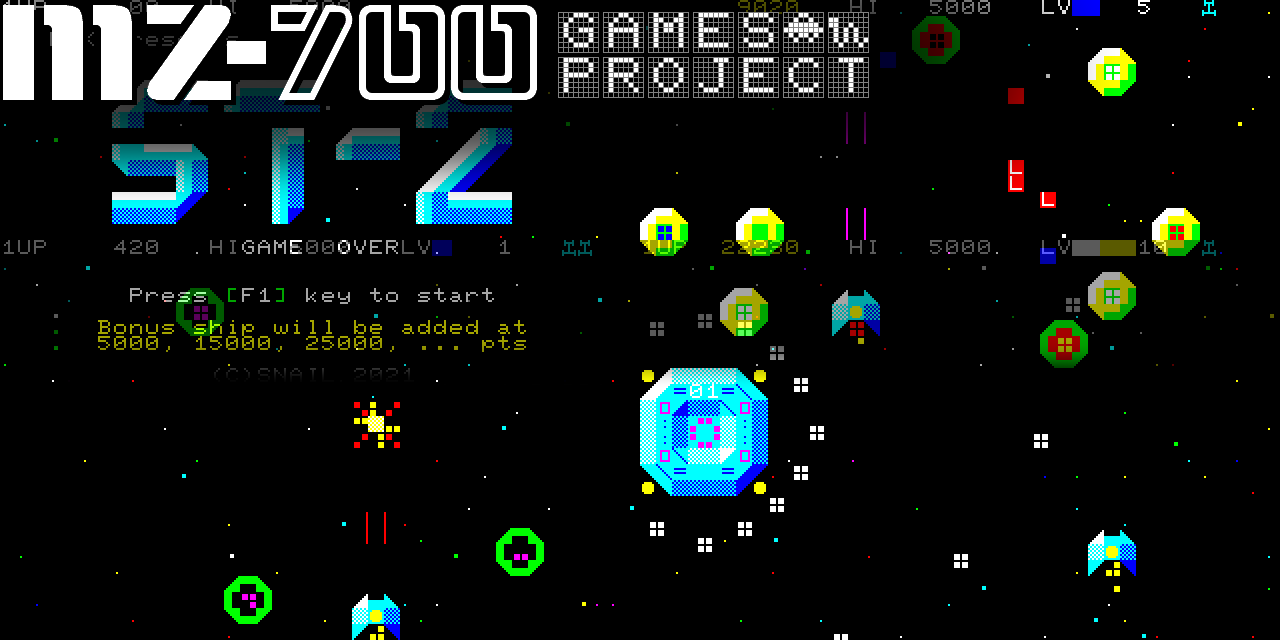
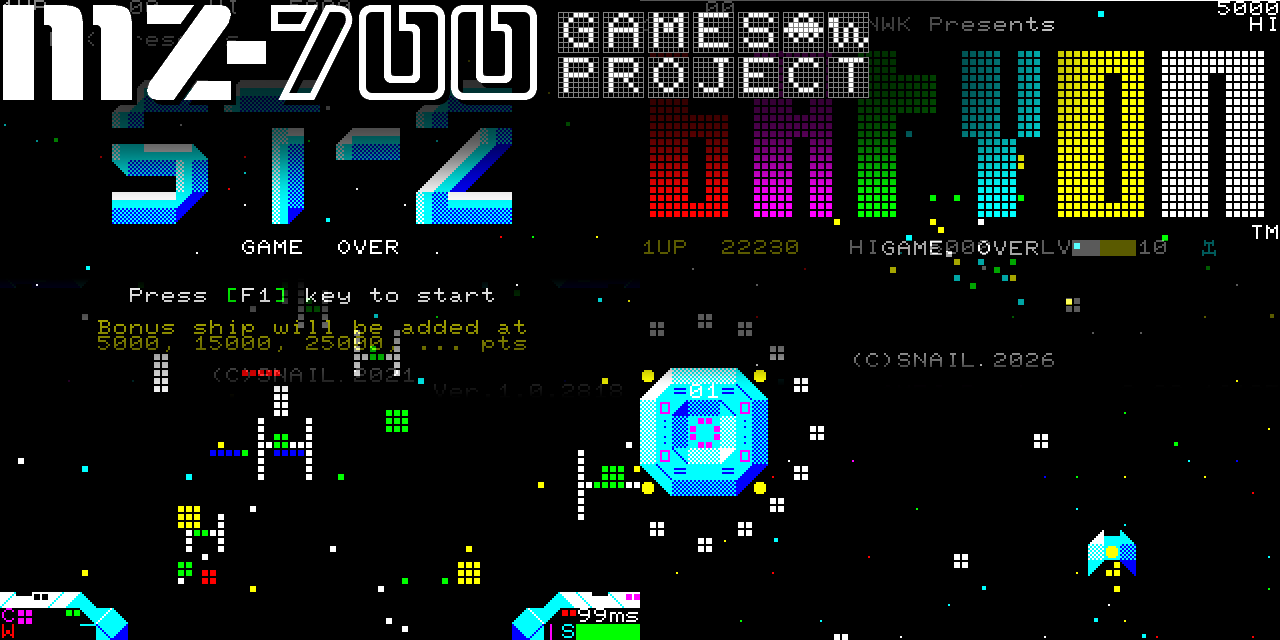
Layered file, before and after one edit (w=1280, h=640). Changes by layer:
moved "ST-2_1.png" above "ST-2_4.png", painted on it over (x1=0, y1=240, x2=640, y2=400)
renamed "ST-2_2.png" to "baryon-play3.png", moved it above "baryon-title.png", painted on it over (x1=0, y1=240, x2=640, y2=640)
renamed "ST-2_3.png" to "baryon-title.png", painted on it over (x1=640, y1=0, x2=1280, y2=386)